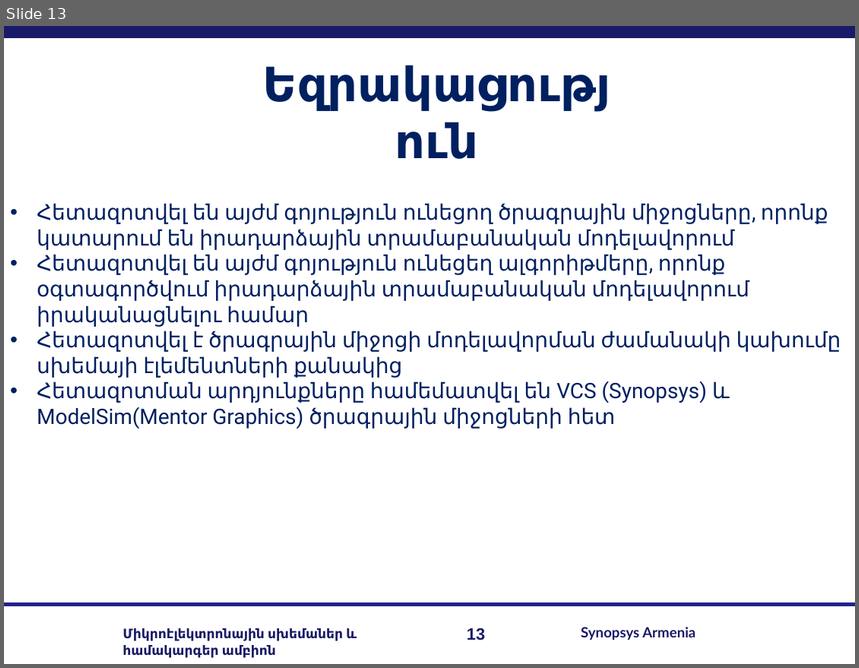
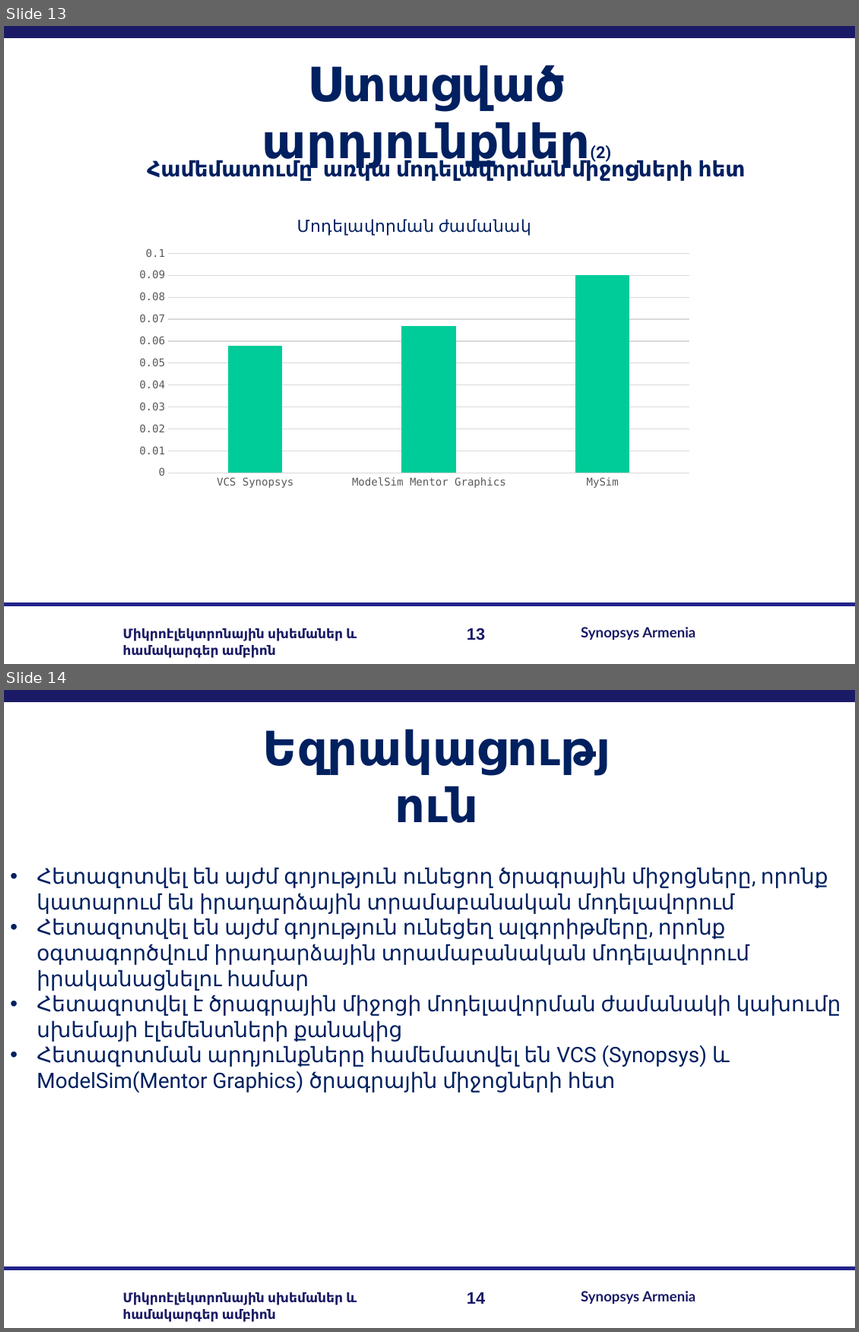
Before and after one commit to RazKarapetyan/Master_thesis, a slide deck: My real work/my_master_slides.pptx. Shown one above the other, each under a label of ours: slide 13 before the commit, slides 13 and 14 after it. The pictures are 859x668 and 859x1332 pixels, drawn with LibreOffice and Linux fonts; fonts in the diff are those of the drawing; background and template pictures are left out. Boxes give left, top, right and bottom in pixels: in the first picture for what was removed or moved away, otherwise in the second. Text is boxed around its words. In the diff, an @@ line names an element or a change of style, - is before the commit and + after.

```diff
--- a/My real work/my_master_slides.pptx
+++ b/My real work/my_master_slides.pptx
@@ slide 13 added at box(4, 26, 855, 664), background #FFFFFF; not listed: 5 template elements that a slide beside it also shows @@
@@ text added at box(262, 65, 611, 167), 40 pt, text #002060, bold @@
+Ստացված արդյունքներ(2)
@@ text added at box(147, 159, 746, 181), 18 pt, text #002060, bold @@
+Համեմատումը առկա մոդելավորման միջոցների հետ
@@ column chart added at box(129, 201, 701, 494) @@
+title "Մոդելավորման ժամանակ "
+categories: VCS Synopsys, ModelSim Mentor Graphics, MySim
+Series 1: 0.058, 0.067, 0.09
@@ what was slide 13 is now slide 14 @@
@@ page number at box(467, 1293, 485, 1304): text changed @@
-13
+14
```
Also in this commit, not shown: 9 slides changed.
